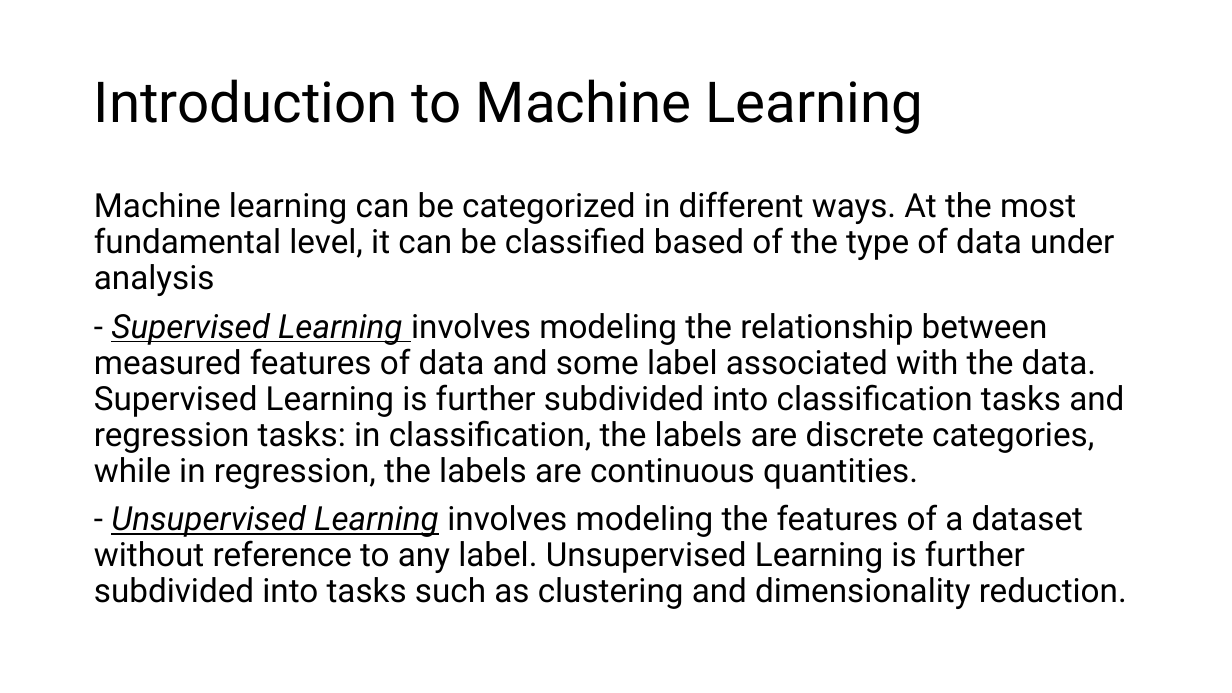
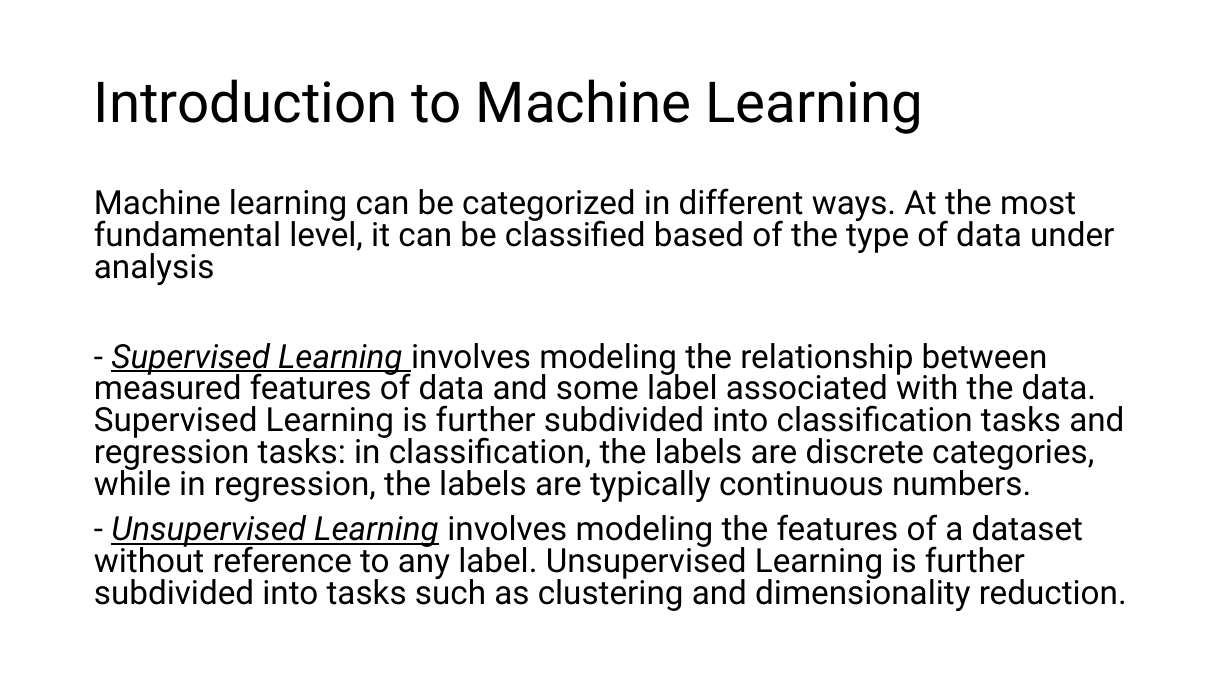
Before and after one commit to dguari1/AIforMovementScience, a slide deck: slide 4 of Introduction to Machine Learning.pptx (slide 3 before the commit). Drawn at 1232x693 pixels with LibreOffice and Linux fonts; fonts in the diff are those of the drawing. Boxes give left, top, right and bottom in pixels: in the first picture for what was removed or moved away, otherwise in the second. Text is boxed around its words. In the diff, an @@ line names an element or a change of style, - is before the commit and + after.

Commit message:
update to slides

```diff
--- a/Introduction to Machine Learning.pptx
+++ b/Introduction to Machine Learning.pptx
@@ text at <box>94,188,1127,611</box>: line spacing 0.9 to 0.8 @@
@@ text at <box>94,343,1124,502</box>: text changed @@
-- Supervised Learning involves modeling the relationship between measured features of data and some label associated with the data. Supervised Learning is further subdivided into classification tasks and regression tasks: in classification, the labels are discrete categories, while in regression, the labels are continuous quantities.
+- Supervised Learning involves modeling the relationship between measured features of data and some label associated with the data. Supervised Learning is further subdivided into classification tasks and regression tasks: in classification, the labels are discrete categories, while in regression, the labels are typically continuous numbers.
```
Also in this commit, not shown: 2 other slides changed, 1 slide added, 2 other files.
